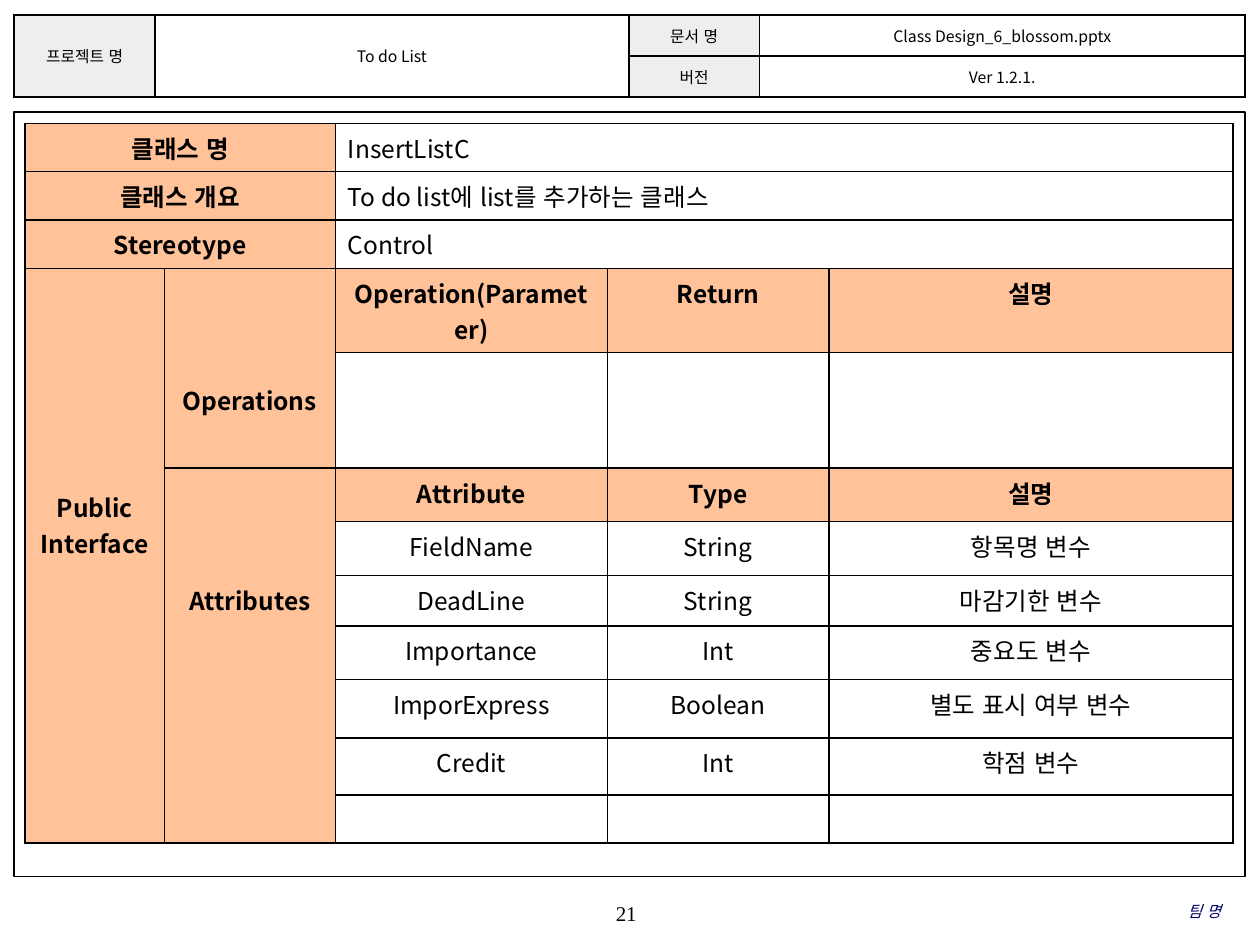
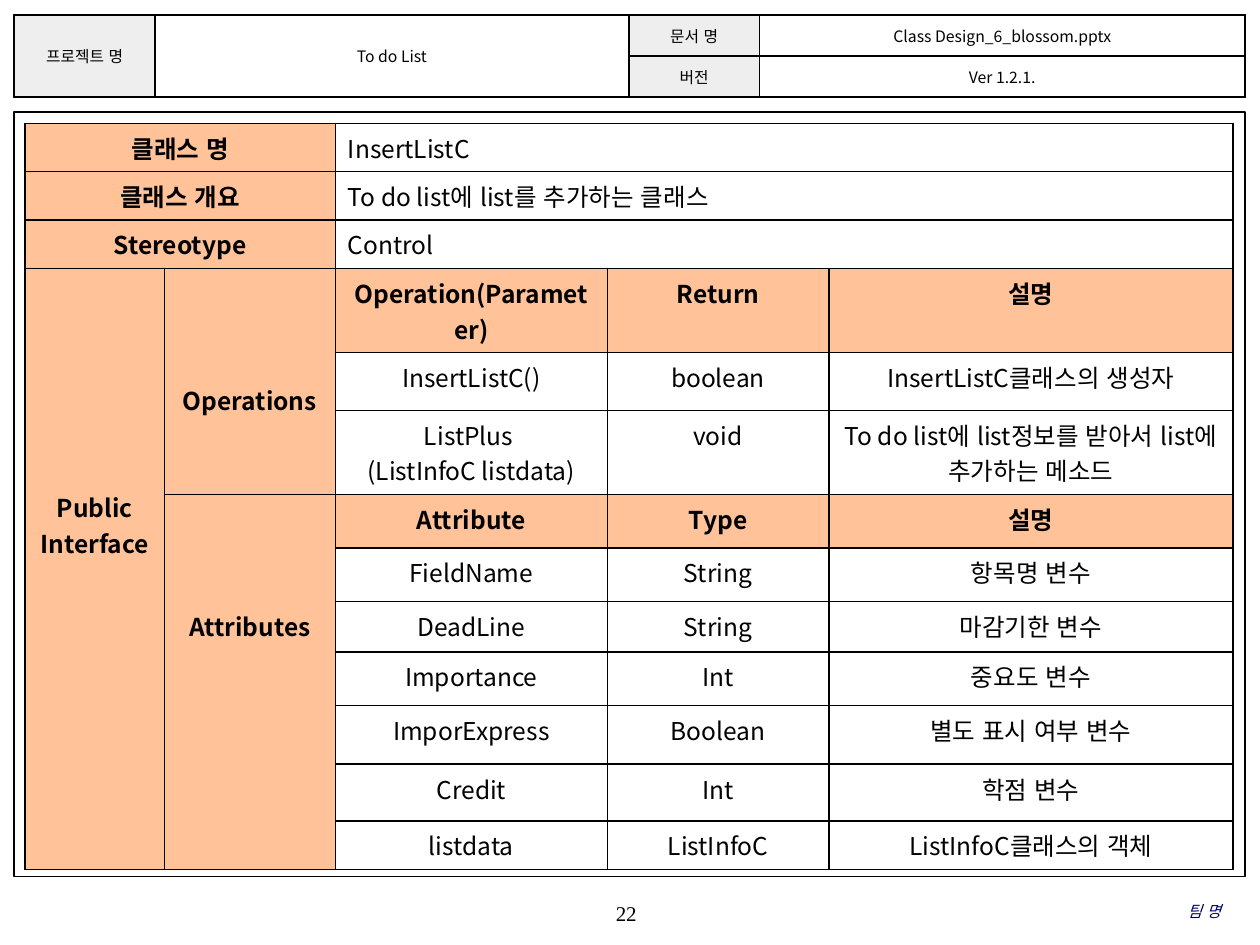
Before and after one commit to SE-admin/SE2017_6_blossom, a slide deck: slide 22 of doc/3_ 설계서/Class Design_6_blossom.pptx (slide 21 before the commit). Drawn at 1260x945 pixels with LibreOffice and Linux fonts; fonts in the diff are those of the drawing; background and template pictures are left out. Boxes give left, top, right and bottom in pixels: in the first picture for what was removed or moved away, otherwise in the second. Text is boxed around its words. In the diff, an @@ line names an element or a change of style, - is before the commit and + after.

Commit message:
2017-05-26   Ver 1.2.2.   Entity와 Control클래스 수정   황은선

```diff
--- a/doc/3_ 설계서/Class Design_6_blossom.pptx
+++ b/doc/3_ 설계서/Class Design_6_blossom.pptx
@@ table at bbox=[25, 123, 1235, 861] @@
-row 5:  |  |  |  | 
+row 5:  |  | InsertListC() | boolean | InsertListC클래스의 생성자
+row 6:  |  | ListPlus / (ListInfoC listdata) | void | To do list에 list정보를 받아서 list에 추가하는 메소드
-row 12:  |  |  |  | 
+row 13:  |  | listdata | ListInfoC | ListInfoC클래스의 객체
@@ page number at bbox=[616, 907, 637, 921]: text changed @@
-21
+22
```
Also in this commit, not shown: 15 other slides changed, 1 slide added.
